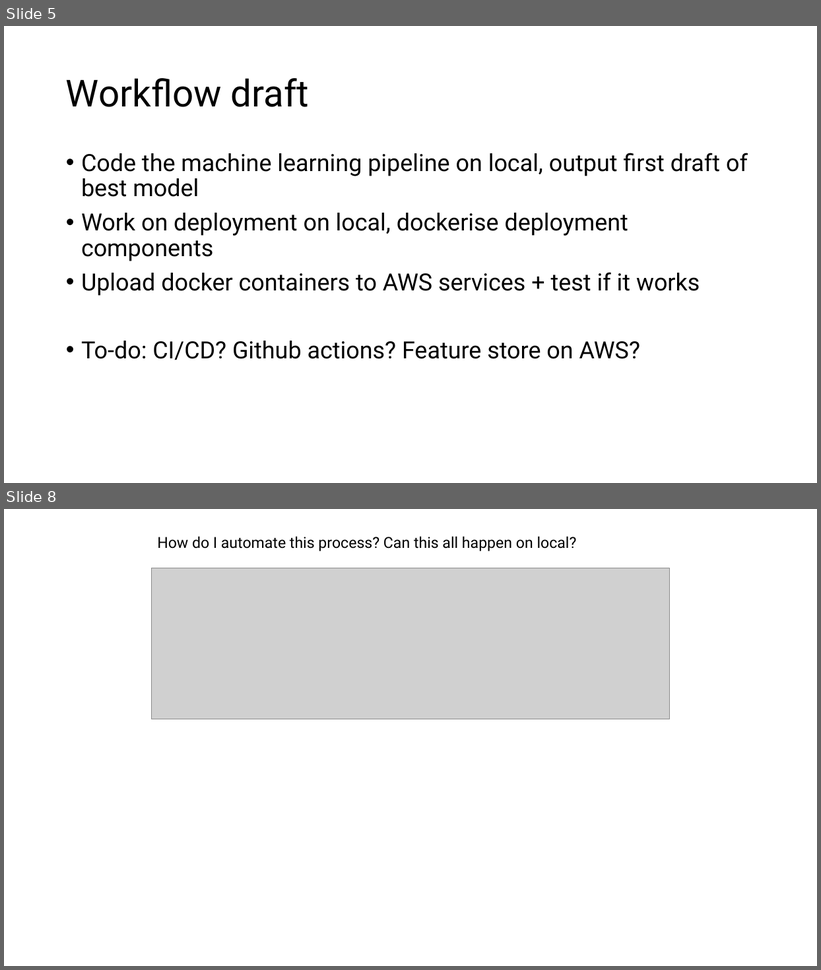
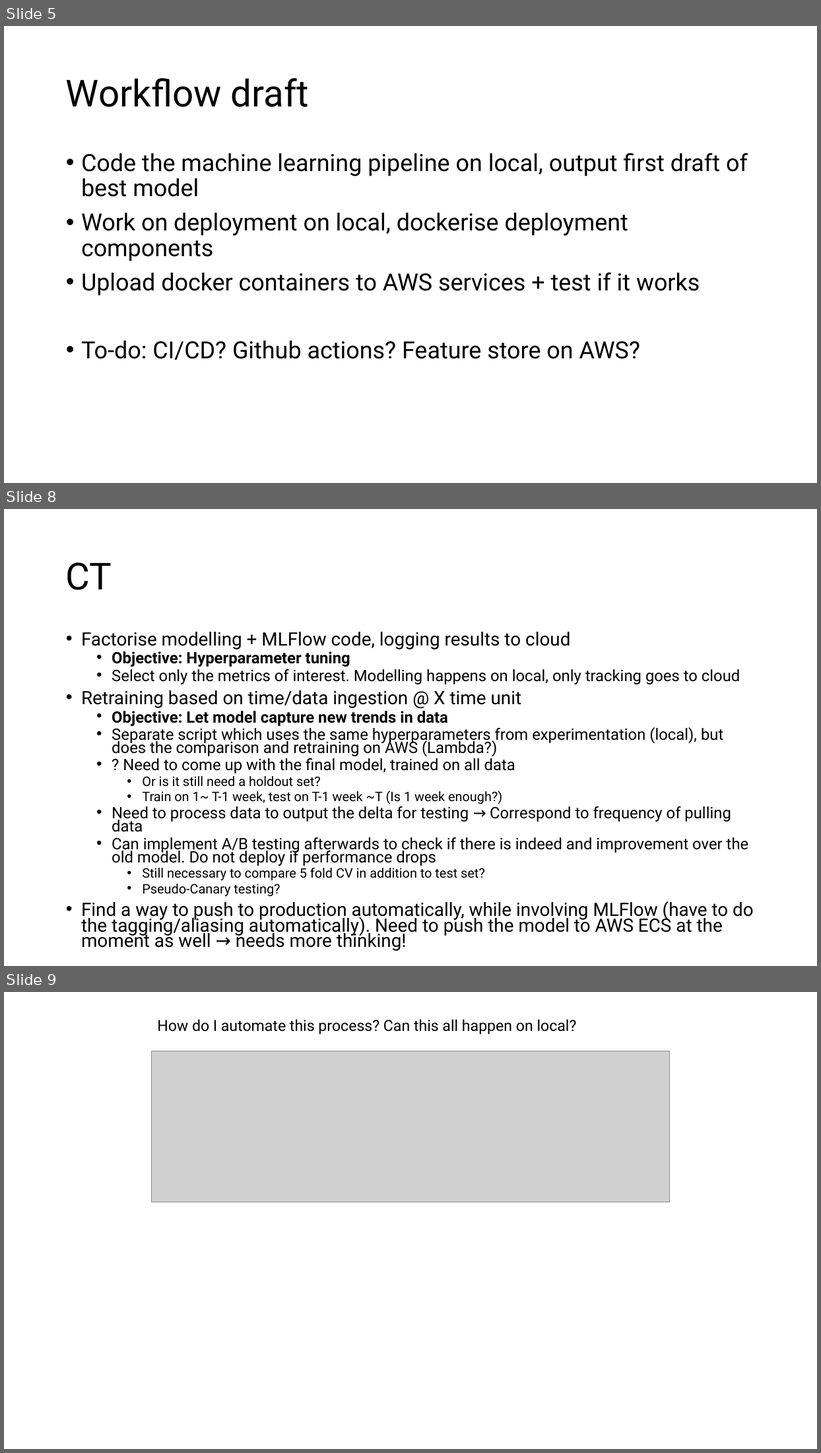
Before and after one commit to ziyu-toh/hdb-resale-prediction, a slide deck: docs/Architecture Overview.pptx. Shown one above the other, each under a label of ours: slides 5 and 8 before the commit, slides 5, 8 and 9 after it; the slides between them are not shown. The pictures are 821x970 and 821x1453 pixels, drawn with LibreOffice and Linux fonts; fonts in the diff are those of the drawing; grey boxes stand for pictures. Boxes give left, top, right and bottom in pixels: in the first picture for what was removed or moved away, otherwise in the second. Text is boxed around its words. In the diff, an @@ line names an element or a change of style, - is before the commit and + after.

Commit message:
factorised data processing, preparing for unit test of data

```diff
--- a/docs/Architecture Overview.pptx
+++ b/docs/Architecture Overview.pptx
@@ slide 8 added at bbox=[4, 509, 817, 966], background #FFFFFF @@
@@ title added at bbox=[66, 562, 112, 590], 44 pt, text #000000 @@
+CT
@@ text added at bbox=[81, 632, 754, 951], 18.6 pt, text #000000 @@
+• Factorise modelling + MLFlow code, logging results to cloud
+  • Objective: Hyperparameter tuning
+  • Select only the metrics of interest. Modelling happens on local, only tracking goes to cloud
+• Retraining based on time/data ingestion @ X time unit
+  • Objective: Let model capture new trends in data
+  • Separate script which uses the same hyperparameters from experimentation (local), but does the comparison and retraining on AWS (Lambda?)
+  • ? Need to come up with the final model, trained on all data
+    • Or is it still need a holdout set?
+    • Train on 1~ T-1 week, test on T-1 week ~T (Is 1 week enough?)
+  • Need to process data to output the delta for testing → Correspond to frequency of pulling data
+  • Can implement A/B testing afterwards to check if there is indeed and improvement over the old model. Do not deploy if performance drops
+    • Still necessary to compare 5 fold CV in addition to test set?
+    • Pseudo-Canary testing?
+• Find a way to push to production automatically, while involving MLFlow (have to do the tagging/aliasing automatically). Need to push the model to AWS ECS at the moment as well → needs more thinking!
@@ what was slide 8 is now slide 9 @@
```
Also in this commit, not shown: 3 slides changed, 2 other files.
